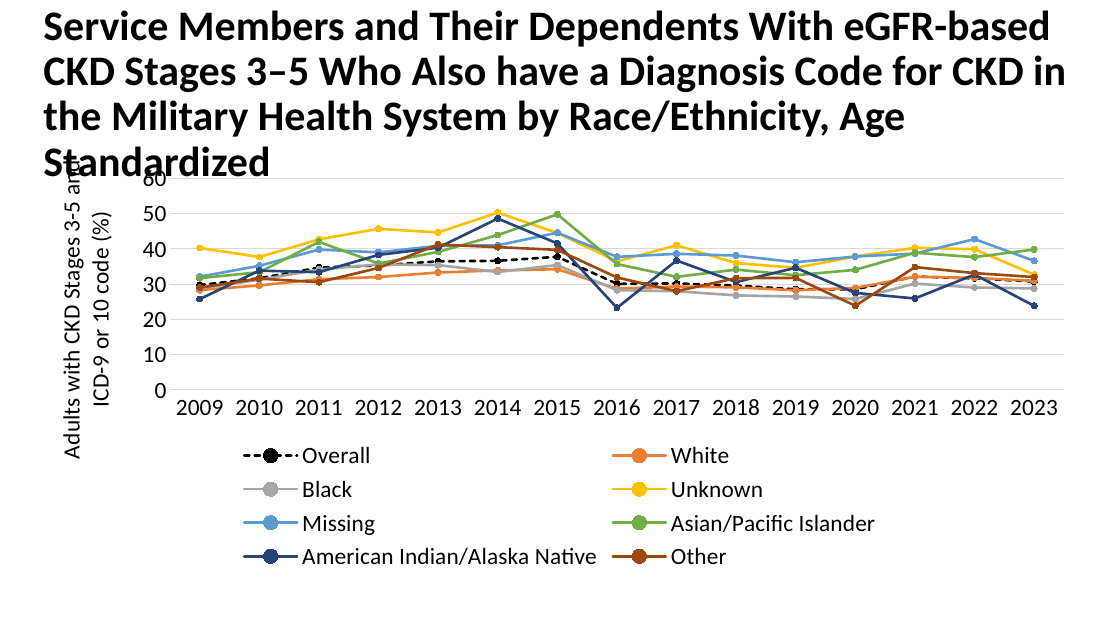
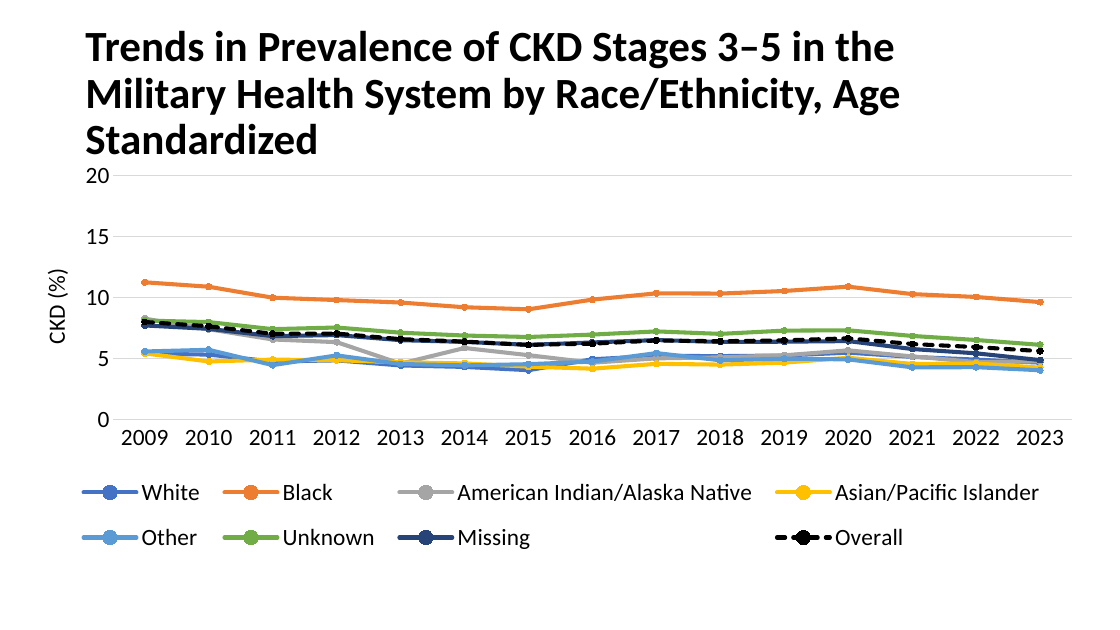
Before and after one commit to CDCgov/nccdphp-ddt-kdss, a slide deck: slide 8 of CKDSurveillance/PPT/Q756.pptx. Drawn at 1120x630 pixels with LibreOffice and Linux fonts; fonts in the diff are those of the drawing; background and template pictures are left out. Boxes give left, top, right and bottom in pixels: in the first picture for what was removed or moved away, otherwise in the second. Text is boxed around its words. In the diff, an @@ line names an element or a change of style, - is before the commit and + after.

Commit message:
PPT Updated

```diff
--- a/CKDSurveillance/PPT/Q756.pptx
+++ b/CKDSurveillance/PPT/Q756.pptx
@@ title at (85, 30, 901, 155): text changed; size 36 to 36.9 pt @@
-Service Members and Their Dependents With eGFR-based CKD Stages 3–5 Who Also have a Diagnosis Code for CKD in the Military Health System by Race/Ethnicity, Age Standardized
+Trends in Prevalence of CKD Stages 3–5 in the Military Health System by Race/Ethnicity, Age Standardized
@@ line chart at (35, 155, 1086, 576) @@
-Overall: 30, 32, 35, 35, 36, 37, 38, 30, 30, 30, 29, 29, 32, 32, 31
+White: 5.4, 5.3, 4.7, 4.8, 4.4, 4.3, 4, 4.9, 5.2, 5.2, 5.2, 5.5, 5.1, 4.9, 4.6
@@ colour of White #000000 to #4472C4 @@
-White: 28, 30, 31, 32, 33, 34, 34, 29, 29, 29, 28, 29, 32, 32, 31
+Black: 11.2, 10.9, 10, 9.8, 9.6, 9.2, 9, 9.8, 10.3, 10.3, 10.5, 10.9, 10.3, 10, 9.6
-Black: 29, 31, 34, 36, 35, 33, 35, 28, 28, 27, 26, 26, 30, 29, 29
+American Indian/Alaska Native: 8.2, 7.4, 6.5, 6.3, 4.6, 5.8, 5.2, 4.6, 5, 5.1, 5.2, 5.6, 5.1, 4.7, 4.7
-Unknown: 40, 38, 43, 46, 45, 50, 44, 36, 41, 36, 35, 38, 40, 40, 33
+Asian/Pacific Islander: 5.4, 4.7, 4.9, 4.8, 4.7, 4.6, 4.3, 4.1, 4.5, 4.5, 4.6, 5, 4.5, 4.6, 4.2
-Missing: 32, 35, 40, 39, 41, 41, 45, 38, 39, 38, 36, 38, 39, 43, 37
+Other: 5.5, 5.7, 4.4, 5.2, 4.5, 4.4, 4.5, 4.7, 5.4, 4.8, 5, 4.9, 4.2, 4.3, 4
-Asian/Pacific Islander: 32, 33, 42, 36, 39, 44, 50, 36, 32, 34, 33, 34, 39, 38, 40
+Unknown: 8.1, 8, 7.4, 7.5, 7.1, 6.9, 6.7, 6.9, 7.2, 7, 7.3, 7.3, 6.8, 6.5, 6.1
-American Indian/Alaska Native: 26, 34, 33, 38, 40, 49, 42, 23, 37, 31, 35, 28, 26, 33, 24
+Missing: 7.7, 7.4, 6.8, 6.9, 6.5, 6.3, 6.1, 6.3, 6.5, 6.3, 6.4, 6.4, 5.8, 5.4, 4.8
-Other: 29, 32, 31, 35, 41, 40, 40, 32, 28, 32, 32, 24, 35, 33, 32
+Overall: 8, 7.6, 7, 7, 6.6, 6.4, 6.1, 6.2, 6.5, 6.4, 6.5, 6.6, 6.2, 5.9, 5.6
@@ colour of Overall #9E480E to #000000 @@
@@ value axis title "Adults with CKD Stages 3-5 and ICD-9 or 10 code (%) " to "CKD (%) " @@
@@ value axis changed @@
@@ plot area changed @@
```
Also in this commit, not shown: 7 other slides changed, 1 other file.
